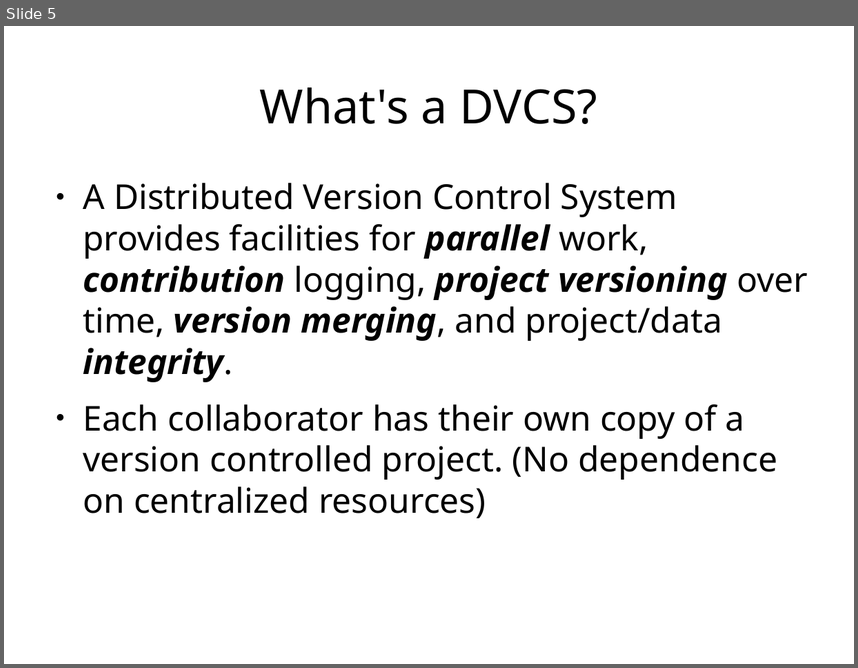
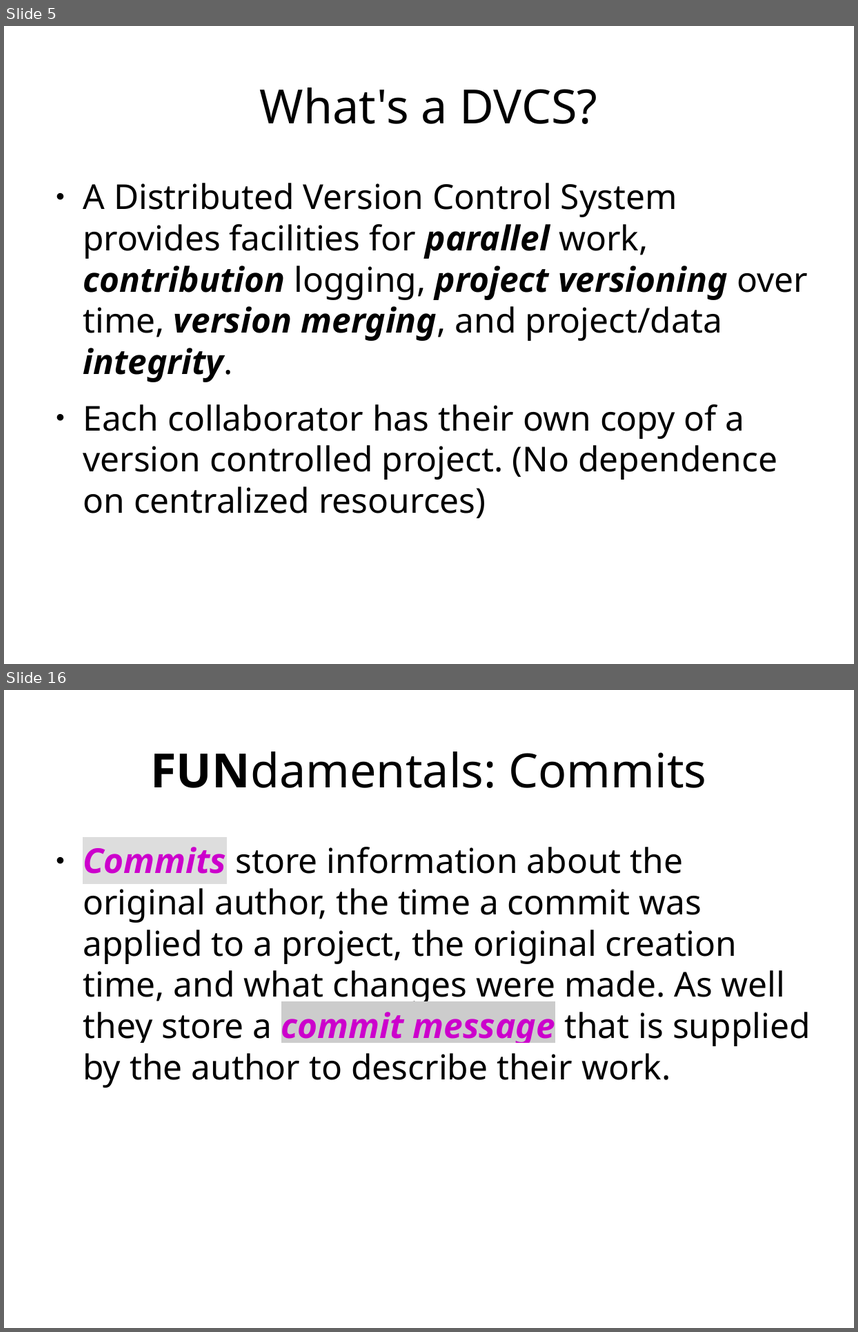
Before and after one commit to ethanwillis/git_presentation, a slide deck: git_presentation_slideshow.odp. Shown one above the other, each under a label of ours: slide 5 before the commit, slides 5 and 16 after it; the slides between them are not shown. The pictures are 858x668 and 858x1332 pixels, drawn with LibreOffice and Linux fonts; fonts in the diff are those of the drawing. Boxes give left, top, right and bottom in pixels: in the first picture for what was removed or moved away, otherwise in the second. Text is boxed around its words. In the diff, an @@ line names an element or a change of style, - is before the commit and + after.

Commit message:
Updated presenation with new slides about git fundamentals and a recap with terminology.
Added new images to the project as well for illustration purposes.

```diff
--- a/git_presentation_slideshow.odp
+++ b/git_presentation_slideshow.odp
@@ slide 16 added at (4,690,854,1328), background #FFFFFF @@
@@ title added at (151,751,706,788), 44 pt, text #000000 @@
+FUNdamentals: Commits
@@ text added at (83,847,811,1087), 32 pt, text #000000 @@
+● Commits store information about the original author, the time a commit was applied to a project, the original creation time, and what changes were made. As well they store a commit message that is supplied by the author to describe their work.
```
Also in this commit, not shown: 7 slides changed, 16 other slides added, 41 slides removed, 6 other files.
